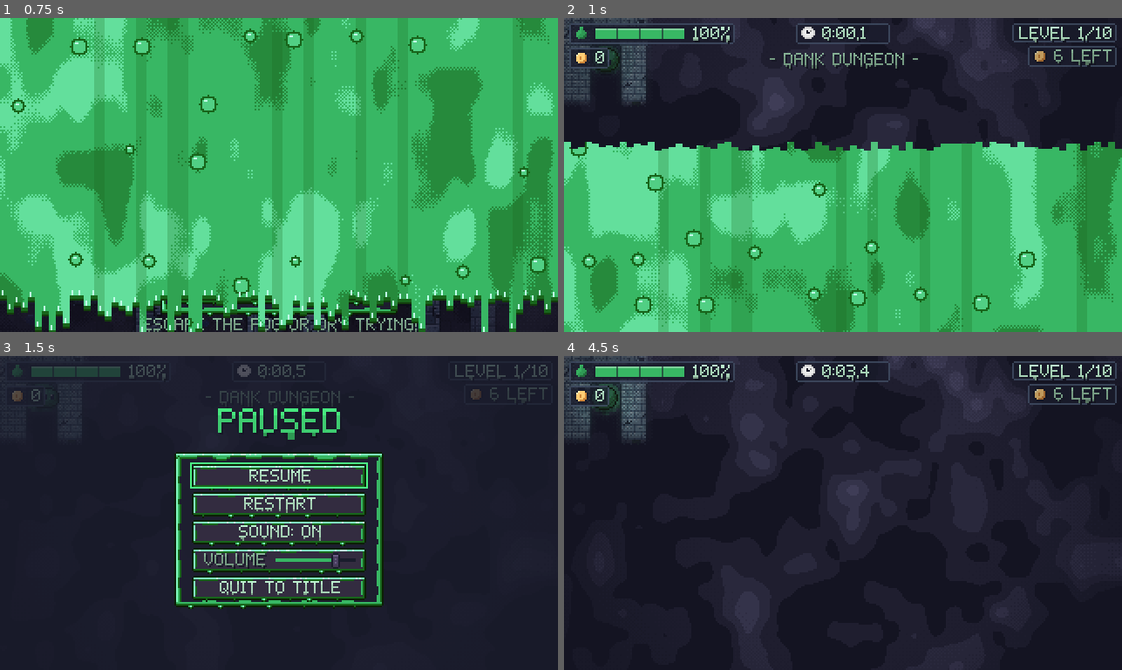
Above: before the commit, frames 1-4 (two rows, left to right).
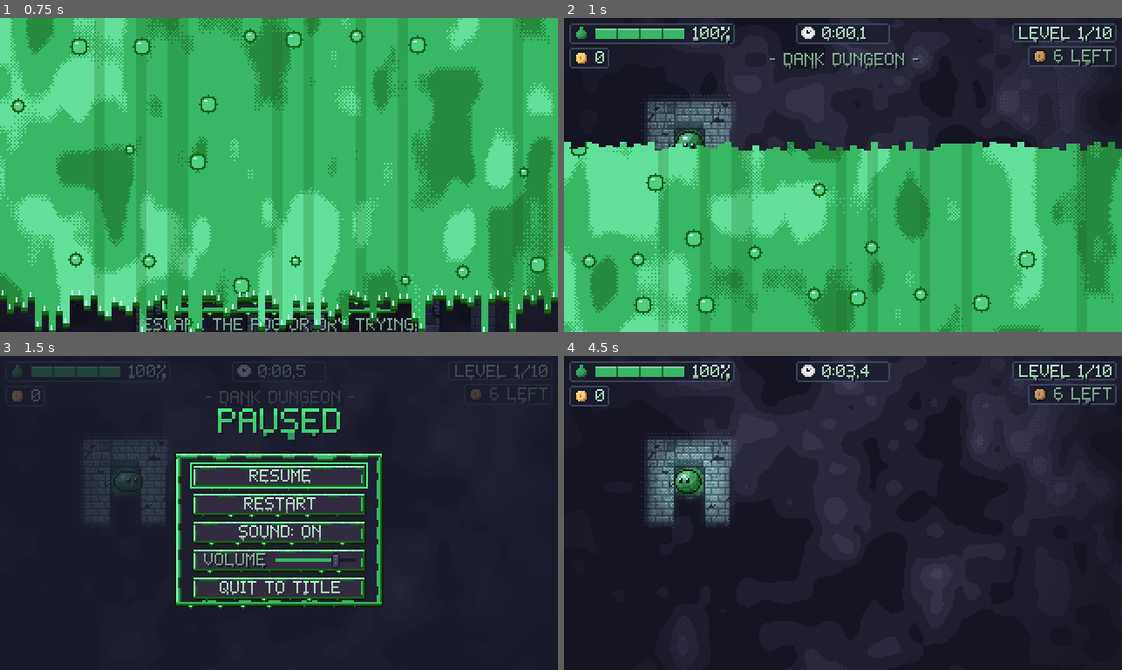
Above: after the commit, the same moments.

Repository: AveryBlue-GD/slime-time
Game: Godot game, scene res://scenes/title.tscn
The game is run twice, just before and just after one commit, with the same random seed, the same clock (stepped at 60 frames per second) and the same inputs.
Inputs (mouse positions are in pixels of both pictures, inside the frame that each line leads up to):
- Up to frame 1 (0.75 s): click "NEW GAME" at 0.5 s
- Up to frame 2 (1 s): no input
- Up to frame 3 (1.5 s): tap Enter at 1.25 s; move the mouse to (401, 497) at 1.27 s; hold D (move_right) from 1.28 s (still down); tap P at 1.35 s; click (401, 497) at 1.42 s
- Up to frame 4 (4.5 s): tap Space (jump) at 1.52 s; release D (move_right) at 2 s; drag from (731, 528) to (815, 575) at 2.02 s; move the mouse to (898, 443) at 2.77 s; hold D (move_right) 2.78-3.5 s; tap I at 2.85 s; drag from (815, 575) to (675, 465) at 3.52 s; move the mouse to (1010, 560) at 4.27 s; hold A (move_left) from 4.28 s (still down); tap J at 4.35 s

Frame 1 is identical in both runs. In frame 2, 9.1% of the frame differs, in the area x 0-96%, y 0-43%; in frame 3, 1.4%; in frame 4, 15%, in the area x 0-97%, y 0-100%.

Commit message:
Glimmers only over uncollected coins still in the fog (in the coin's metal); double wall ring around the maze with fog carrying on beyond it instead of black; fix outer fog material losing the theme fog tint
Co-Authored-By: Claude Opus 5.5 <noreply@anthropic.com>

Diff:
--- a/assets/shaders/fog.gdshader
+++ b/assets/shaders/fog.gdshader
@@ -22,6 +22,11 @@
 uniform bool hard_mode = false;
 
 uniform vec2 map_size;
+// World position of the texture's top-left corner (px), so the mist and dither line up between
+// the maze's fog and the plain fog that carries on beyond it.
+uniform vec2 origin = vec2(0.0);
+// A world rect (x, y, w, h; px) left uncovered: the outer fog's hole where the maze's own fog is.
+uniform vec4 hole = vec4(0.0);
 uniform vec4 fog_deep = vec4(0.078, 0.078, 0.133, 1.0);
 uniform vec4 fog_mist = vec4(0.247, 0.239, 0.341, 1.0);
 
@@ -69,6 +74,11 @@
 }
 
 void fragment() {
+	vec2 world_px = UV * map_size + origin;
+	if (hole.z > 0.0 && world_px.x >= hole.x && world_px.y >= hole.y
+			&& world_px.x < hole.x + hole.z && world_px.y < hole.y + hole.w) {
+		discard;
+	}
 	vec2 t = TEXTURE_PIXEL_SIZE;
 	// Soft edge: weighted blend of this cell and its neighbors (13 taps, ~3 cells wide).
 	float alpha = cell_alpha(texture(TEXTURE, UV)) * 4.0;
@@ -81,7 +91,7 @@
 	alpha /= 20.0;
 
 	// Dither in world pixels so the pattern stays put as the camera moves.
-	vec2 pixel = floor(UV * map_size);
+	vec2 pixel = floor(world_px);
 	int bx = int(mod(pixel.x, 4.0));
 	int by = int(mod(pixel.y, 4.0));
 	float threshold = (BAYER[by * 4 + bx] + 0.5) / 16.0;
--- a/scripts/game.gd
+++ b/scripts/game.gd
@@ -79,11 +79,18 @@
 const AMBIENT_EVENT_DB := Vector2(-25.0, -17.0)
 ## Extra quietness for some themes' events (the catacombs' scream is meant to be barely there).
 const AMBIENT_EVENT_TRIM := {"catacombs": -7.0}
-## Glimmers: every so often a faint twinkle shows through the fog on a random unexplored floor
-## tile nearby. They come with distance traveled (gliding or leaping), not time: one per this many
-## px (picked at random in the range each time), between these many tiles from the slime.
+## Glimmers: every so often a faint twinkle shows through the fog over a coin still waiting there.
+## They come with distance traveled (gliding or leaping), not time: one per this many px (picked
+## at random in the range each time).
 const GLIMMER_EVERY := Vector2(180.0, 360.0)
-const GLIMMER_REACH := Vector2i(3, 9)
+## Only coins within this many px of the slime glimmer (about a screen away).
+const GLIMMER_REACH := 160.0
+## The maze's edge is doubled by a ring of BORDER wall tiles just outside it (covered by the fog
+## image too, so it's revealed like any wall); past that the fog simply carries on, and the
+## camera may look EDGE_FOG tiles beyond the ring so you can see where the maze ends.
+const BORDER := 1
+const EDGE_FOG := 2
+const BORDER_PX := Vector2(TILE * BORDER, TILE * BORDER)
 
 signal level_finished(won: bool)
 
@@ -100,6 +107,8 @@
 ## Damage level (0-3) of each wall tile, by tile coordinate.
 var wall_damage := {}
 var fog_image: Image
+## Plain fog filling everything outside the maze and its border ring.
+var outer_fog: Sprite2D
 var trail_image: Image
 var revealed_walls := {}
 var textures_dirty := false
@@ -107,6 +116,8 @@
 ## Distance traveled since the last glimmer, the distance the next one comes at, and where the
 ## slime was last frame (for measuring).
 var glimmer_travel := 0.0
+## How near a hidden coin must be to glimmer (px; GLIMMER_REACH, tests widen it).
+var glimmer_reach := GLIMMER_REACH
 var _next_glimmer := 0.0
 var _glimmer_from := Vector2.ZERO
 ## Seconds since the maze started; the fog's clock.
@@ -207,6 +218,7 @@
 
 	theme = Themes.for_seed(random_seed) if is_random() else Themes.for_level(level)
 	wall_damage = MazeTiles.fill(floor_layer, wall_layer, maze, config.seed, config.get("tile_level", level), fillet_layer, theme)
+	MazeTiles.add_border(floor_layer, wall_layer, maze, BORDER)
 	hud.show_area_name(Themes.display_name(theme))
 	_start_ambience()
 	_build_overlays()
@@ -226,8 +238,11 @@
 	add_child(restart_prompt)
 	_put_on_hat()
 
-	camera.limit_right = maze.size.x * TILE
-	camera.limit_bottom = maze.size.y * TILE
+	var edge := (BORDER + EDGE_FOG) * TILE
+	camera.limit_left = -edge
+	camera.limit_top = -edge
+	camera.limit_right = maze.size.x * TILE + edge
+	camera.limit_bottom = maze.size.y * TILE + edge
 	camera.reset_smoothing()
 
 	_paint_goo(slime.position, TRAIL_RADIUS)
@@ -282,6 +297,7 @@
 func _process(_delta: float) -> void:
 	var fog_material := fog_sprite.material as ShaderMaterial
 	fog_material.set_shader_parameter("now", elapsed)
+	(outer_fog.material as ShaderMaterial).set_shader_parameter("now", elapsed)
 	slime_light.position = (slime.position + slime.sprite.position).round()
 	if rainbow:
 		slime_light.modulate = Color(hud.goo_color, SLIME_LIGHT_STRENGTH)
@@ -368,26 +384,24 @@
 		_spawn_glimmer()
 
 
-## A twinkle on a random floor tile near the slime that is still fully fogged (if one is found).
+## A twinkle over a coin that's still waiting in the fog near the slime (picked at random), in
+## that coin's metal: a hint of treasure. No coins left nearby (or none in the level), no glimmer.
 func _spawn_glimmer() -> void:
-	var here := Vector2i((slime.position / TILE).floor())
-	for attempt in 24:
-		var offset := Vector2i(randi_range(-GLIMMER_REACH.y, GLIMMER_REACH.y), randi_range(-GLIMMER_REACH.y, GLIMMER_REACH.y))
-		if maxi(absi(offset.x), absi(offset.y)) < GLIMMER_REACH.x:
+	var hidden: Array[Coin] = []
+	for coin in coins:
+		if not is_instance_valid(coin):
 			continue
-		var tile := here + offset
-		if tile.x < 0 or tile.y < 0 or tile.x >= maze.size.x or tile.y >= maze.size.y or is_wall_tile(tile):
-			continue
-		var at := Vector2(tile * TILE + Vector2i(TILE / 2 + randi_range(-4, 4), TILE / 2 + randi_range(-4, 4)))
-		if fog_alpha_at(at) < 0.99:
-			continue
-		var glimmer := Glimmer.new()
-		glimmer.position = at
-		glimmer.color = Themes.fog_colors(theme)[1].lightened(0.6) if not Themes.fog_colors(theme).is_empty() else Color(0.85, 0.9, 1.0)
-		glimmer.z_index = fog_sprite.z_index + 1  # seen through the fog
-		glimmer.add_to_group("glimmer")
-		add_child(glimmer)
-		return
+		if coin.position.distance_to(slime.position) <= glimmer_reach and fog_alpha_at(coin.position) >= 0.99:
+			hidden.append(coin)
+	if hidden.is_empty():
+		return
+	var coin: Coin = hidden.pick_random()
+	var glimmer := Glimmer.new()
+	glimmer.position = coin.position.round()
+	glimmer.color = Coin.GLOW[maxi(Themes.BY_LEVEL.find(theme), 0) % Coin.GLOW.size()].lightened(0.35)
+	glimmer.z_index = fog_sprite.z_index + 1  # seen through the fog
+	glimmer.add_to_group("glimmer")
+	add_child(glimmer)
 
 
 ## A tiny four-pointed twinkle that swells and fades (additive, so it reads as light in the fog).
@@ -430,7 +444,10 @@
 ## Fog opacity (0 = fully lit, 1 = covered) at a pixel position right now; matches fog.gdshader's
 ## per-cell value, without its cosmetic extras (soft edges, clearing fade-in).
 func fog_alpha_at(pos: Vector2) -> float:
-	var cell := _fog_decode(fog_image.get_pixelv(Vector2i((pos / FOG_CELL).floor())))
+	var at := _cell_at(pos)
+	if not Rect2i(Vector2i.ZERO, fog_image.get_size()).has_point(at):
+		return 1.0  # the outer fog
+	var cell := _fog_decode(fog_image.get_pixelv(at))
 	if not cell.revealed:
 		return 1.0
 	var age: float = elapsed - cell.lit
@@ -474,8 +491,23 @@
 	return FADE_ALPHA[-1]
 
 
+## The fog/trail image cell at a world position, and a cell's center back in the world: the
+## images start BORDER tiles up and left of the maze, to cover the border ring too.
+func _cell_at(pos: Vector2) -> Vector2i:
+	return Vector2i(((pos + BORDER_PX) / FOG_CELL).floor())
+
+
+func _cell_pos(cell: Vector2i) -> Vector2:
+	return (Vector2(cell) + Vector2(0.5, 0.5)) * FOG_CELL - BORDER_PX
+
+
+## The fog cells covering one tile.
+func _tile_cells(tile: Vector2i) -> Rect2i:
+	return Rect2i((tile + Vector2i.ONE * BORDER) * TILE / FOG_CELL, Vector2i.ONE * (TILE / FOG_CELL))
+
+
 func _build_overlays() -> void:
-	var cells: Vector2i = maze.size * TILE / FOG_CELL
+	var cells: Vector2i = (maze.size + Vector2i.ONE * BORDER * 2) * TILE / FOG_CELL
 	fog_image = Image.create_empty(cells.x, cells.y, false, Image.FORMAT_RGBA8)
 	fog_image.fill(UNREVEALED)
 	trail_image = Image.create_empty(cells.x, cells.y, false, Image.FORMAT_RGBA8)
@@ -484,23 +516,55 @@
 	trail_sprite.texture = ImageTexture.create_from_image(trail_image)
 	fog_sprite.scale = Vector2(FOG_CELL, FOG_CELL)
 	trail_sprite.scale = Vector2(FOG_CELL, FOG_CELL)
+	fog_sprite.position = -BORDER_PX
+	trail_sprite.position = -BORDER_PX
 
 	var fog_material := ShaderMaterial.new()
 	fog_material.shader = preload("res://assets/shaders/fog.gdshader")
 	fog_material.set_shader_parameter("fade_after", PackedFloat32Array(FADE_AFTER))
 	fog_material.set_shader_parameter("fade_alpha", PackedFloat32Array(FADE_ALPHA))
 	fog_material.set_shader_parameter("wall_shade", WALL_FOG_ALPHA)
-	fog_material.set_shader_parameter("map_size", Vector2(maze.size * TILE))
+	fog_material.set_shader_parameter("map_size", Vector2(cells * FOG_CELL))
+	fog_material.set_shader_parameter("origin", -BORDER_PX)
 	fog_material.set_shader_parameter("hard_mode", hard_mode)
 	var fog_colors := Themes.fog_colors(theme)
 	if not fog_colors.is_empty():
 		fog_material.set_shader_parameter("fog_deep", fog_colors[0])
 		fog_material.set_shader_parameter("fog_mist", fog_colors[1])
 	fog_sprite.material = fog_material
+	_build_outer_fog(fog_material, Rect2(-BORDER_PX, Vector2(cells * FOG_CELL)))
 
 	slime_light = Fx.make_light(SLIME_LIGHT_SIZE + int(light_reach * 2.0), Color(skin_color, SLIME_LIGHT_STRENGTH))
 	slime_light.z_index = 5
 	add_child(slime_light)
+
+
+## Fog beyond the maze and its border ring: one unrevealed cell stretched over a wide area,
+## drawn with the same mist (lined up by `origin`) and a hole where the maze's fog is.
+func _build_outer_fog(inner: ShaderMaterial, inner_rect: Rect2) -> void:
+	var reach := Vector2(SLIME_LIGHT_SIZE + 400, SLIME_LIGHT_SIZE + 400)
+	var area := Rect2(inner_rect.position - reach, inner_rect.size + reach * 2.0)
+	var cell := Image.create_empty(1, 1, false, Image.FORMAT_RGBA8)
+	cell.fill(UNREVEALED)
+	outer_fog = Sprite2D.new()
+	outer_fog.texture = ImageTexture.create_from_image(cell)
+	outer_fog.centered = false
+	outer_fog.position = area.position
+	outer_fog.scale = area.size
+	outer_fog.z_index = fog_sprite.z_index
+	# A fresh material with the inner one's settings (duplicate() drops color parameters, from
+	# both copies, in this Godot version).
+	var material := ShaderMaterial.new()
+	material.shader = inner.shader
+	for param in ["fade_after", "fade_alpha", "wall_shade", "hard_mode", "fog_deep", "fog_mist"]:
+		var value: Variant = inner.get_shader_parameter(param)
+		if value != null:
+			material.set_shader_parameter(param, value)
+	material.set_shader_parameter("map_size", area.size)
+	material.set_shader_parameter("origin", area.position)
+	material.set_shader_parameter("hole", Vector4(inner_rect.position.x, inner_rect.position.y, inner_rect.size.x, inner_rect.size.y))
+	outer_fog.material = material
+	add_child(outer_fog)
 
 
 ## Paints goo on the floor in a disc around pos, then reveals walls next to it.
@@ -516,13 +580,13 @@
 
 ## Sets goo + lights fog cells within radius of pos, on floor cells or wall cells only.
 func _paint_cells(pos: Vector2, radius: float, on_walls: bool) -> void:
-	var first := Vector2i(((pos - Vector2(radius, radius)) / FOG_CELL).floor())
-	var last := Vector2i(((pos + Vector2(radius, radius)) / FOG_CELL).floor())
+	var first := _cell_at(pos - Vector2(radius, radius))
+	var last := _cell_at(pos + Vector2(radius, radius))
 	var bounds := Rect2i(Vector2i.ZERO, trail_image.get_size())
 	for cy in range(first.y, last.y + 1):
 		for cx in range(first.x, last.x + 1):
 			var cell := Vector2i(cx, cy)
-			var center := (Vector2(cell) + Vector2(0.5, 0.5)) * FOG_CELL
+			var center := _cell_pos(cell)
 			if not bounds.has_point(cell) or center.distance_to(pos) > radius:
 				continue
 			var tile := Vector2i((center / TILE).floor())
@@ -551,12 +615,12 @@
 func _relight(pos: Vector2) -> void:
 	var radius := LIGHT_RADIUS + light_reach
 	var r := Vector2(radius, radius)
-	var first := Vector2i(((pos - r) / FOG_CELL).floor()).max(Vector2i.ZERO)
-	var last := Vector2i(((pos + r) / FOG_CELL).floor()).min(fog_image.get_size() - Vector2i.ONE)
+	var first := _cell_at(pos - r).max(Vector2i.ZERO)
+	var last := _cell_at(pos + r).min(fog_image.get_size() - Vector2i.ONE)
 	for cy in range(first.y, last.y + 1):
 		for cx in range(first.x, last.x + 1):
 			var cell := Vector2i(cx, cy)
-			if ((Vector2(cell) + Vector2(0.5, 0.5)) * FOG_CELL).distance_to(pos) > radius:
+			if _cell_pos(cell).distance_to(pos) > radius:
 				continue
 			var value := _fog_decode(fog_image.get_pixelv(cell))
 			if value.revealed and int(value.lit * FOG_TICKS) < int(elapsed * FOG_TICKS):
@@ -568,12 +632,12 @@
 ## a little beyond its goo trail, without laying goo there.
 func _reveal_light(pos: Vector2) -> void:
 	var radius := TRAIL_RADIUS + light_reach
-	var first := Vector2i(((pos - Vector2(radius, radius)) / FOG_CELL).floor()).max(Vector2i.ZERO)
-	var last := Vector2i(((pos + Vector2(radius, radius)) / FOG_CELL).floor()).min(fog_image.get_size() - Vector2i.ONE)
+	var first := _cell_at(pos - Vector2(radius, radius)).max(Vector2i.ZERO)
+	var last := _cell_at(pos + Vector2(radius, radius)).min(fog_image.get_size() - Vector2i.ONE)
 	for cy in range(first.y, last.y + 1):
 		for cx in range(first.x, last.x + 1):
 			var cell := Vector2i(cx, cy)
-			var center := (Vector2(cell) + Vector2(0.5, 0.5)) * FOG_CELL
+			var center := _cell_pos(cell)
 			if center.distance_to(pos) > radius or is_wall_tile(Vector2i((center / TILE).floor())):
 				continue
 			if not _fog_decode(fog_image.get_pixelv(cell)).revealed:
@@ -589,7 +653,7 @@
 	for ty in range(first.y, last.y + 1):
 		for tx in range(first.x, last.x + 1):
 			var tile := Vector2i(tx, ty)
-			if not is_wall_tile(tile) or tx < 0 or ty < 0 or tx >= maze.size.x or ty >= maze.size.y:
+			if not is_wall_tile(tile) or tx < -BORDER or ty < -BORDER or tx >= maze.size.x + BORDER or ty >= maze.size.y + BORDER:
 				continue
 			var rect := Rect2(Vector2(tile * TILE), Vector2(TILE, TILE))
 			if pos.clamp(rect.position, rect.end).distance_to(pos) <= reach:
@@ -601,8 +665,7 @@
 	if revealed_walls.has(tile):
 		return
 	revealed_walls[tile] = true
-	fog_image.fill_rect(Rect2i(tile * TILE / FOG_CELL, Vector2i.ONE * (TILE / FOG_CELL)),
-		_fog_color(elapsed, elapsed, true))
+	fog_image.fill_rect(_tile_cells(tile), _fog_color(elapsed, elapsed, true))
 	textures_dirty = true
 
 
@@ -742,7 +805,7 @@
 	wall_health.erase(tile)
 	revealed_walls.erase(tile)
 	floor_layer.set_cell(tile, MazeTiles.FLOOR_SOURCE, Vector2i(MazeTiles.FLOOR_RUBBLE, 0))
-	fog_image.fill_rect(Rect2i(tile * TILE / FOG_CELL, Vector2i.ONE * (TILE / FOG_CELL)), _fog_color(elapsed, elapsed, false))
+	fog_image.fill_rect(_tile_cells(tile), _fog_color(elapsed, elapsed, false))
 	textures_dirty = true
 	for offset: Vector2i in [Vector2i.ZERO, Vector2i.UP, Vector2i.DOWN, Vector2i.LEFT, Vector2i.RIGHT,
 			Vector2i(1, 1), Vector2i(-1, 1), Vector2i(1, -1), Vector2i(-1, -1)]:
--- a/scripts/maze_tiles.gd
+++ b/scripts/maze_tiles.gd
@@ -87,6 +87,19 @@
 
 
 ## Neighbor mask: N=1 E=2 S=4 W=8 set where that neighbor is a wall.
+## A `ring` of plain wall tiles (with floor under them) just outside the maze: with its outer
+## edge, a double wall that marks where the maze ends. (Anything outside the maze counts as wall,
+## so the masks join up with the edge.)
+static func add_border(floor_layer: TileMapLayer, wall_layer: TileMapLayer, maze: Dictionary, ring := 1) -> void:
+	for y in range(-ring, maze.size.y + ring):
+		for x in range(-ring, maze.size.x + ring):
+			if x >= 0 and y >= 0 and x < maze.size.x and y < maze.size.y:
+				continue
+			var tile := Vector2i(x, y)
+			wall_layer.set_cell(tile, WALL_SOURCE, Vector2i(wall_mask(maze, tile), 0))
+			floor_layer.set_cell(tile, FLOOR_SOURCE, Vector2i(0, posmod(x * 7 + y * 3, FLOOR_VARIANTS)))
+
+
 static func wall_mask(maze: Dictionary, tile: Vector2i) -> int:
 	var mask := 0
 	for bit_dir: Array in [[1, Vector2i.UP], [2, Vector2i.RIGHT], [4, Vector2i.DOWN], [8, Vector2i.LEFT]]:
--- a/tests/test_coins.gd
+++ b/tests/test_coins.gd
@@ -124,8 +124,9 @@
 	_check(Color(glow.modulate, 1.0).is_equal_approx(Color(Coin.GLOW[3], 1.0)), "a coin's glow is its level's metal")
 	game.free()
 
-	# --- Glimmers through the fog come with distance traveled, not time
+	# --- Glimmers through the fog: with distance traveled (not time), only over hidden coins
 	game = await _spawn({level = 4})
+	game.glimmer_reach = 100000.0  # any coin in the level counts as near, for the test
 	for i in 240:  # standing still for 4 s
 		await physics_frame
 	_check(get_nodes_in_group("glimmer").is_empty(), "no glimmers while standing still")
@@ -135,8 +136,29 @@
 	_check(glimmers.size() == 1, "traveling far enough brings a glimmer")
 	if glimmers.size() == 1:
 		var spark: Node2D = glimmers[0]
-		_check(game.fog_alpha_at(spark.position) >= 0.99 and not game.is_wall_tile(Vector2i((spark.position / 16.0).floor()))
-			and spark.z_index > game.fog_sprite.z_index, "...on a floor tile still in the fog, drawn over the fog")
+		var on_coin: bool = game.coins.any(func(c: Coin) -> bool: return c.position.round() == spark.position)
+		_check(on_coin and game.fog_alpha_at(spark.position) >= 0.99 and spark.z_index > game.fog_sprite.z_index,
+			"...right over a coin still hidden in the fog, drawn over the fog")
+	game.free()
+	for i in Levels.COINS[3]:  # every coin of level 4 found: nothing left to glimmer
+		progress.coins_found[4] = progress.coins_found.get(4, []) + ["found%d" % i]
+	progress.all_coins_debug = true
+	game = await _spawn({level = 4})
+	game.glimmer_reach = 100000.0
+	game.glimmer_travel = 10000.0
+	await physics_frame
+	await physics_frame
+	_check(game.coins.is_empty() and get_nodes_in_group("glimmer").is_empty(), "with every coin found there are no glimmers")
+	progress.all_coins_debug = false
+	progress.coins_found = {}
+
+	# --- The maze edge: a double wall, then fog carrying on
+	var w: int = game.maze.size.x
+	_check(game.wall_layer.get_cell_source_id(Vector2i(-1, 3)) != -1 and game.wall_layer.get_cell_source_id(Vector2i(w, 3)) != -1,
+		"a second ring of wall runs just outside the maze")
+	_check(game.fog_alpha_at(Vector2(-40, -40)) == 1.0 and game.outer_fog != null and game.outer_fog.visible,
+		"past the border, fog carries on (not black)")
+	_check(game.camera.limit_left < -16 and game.camera.limit_right > w * 16 + 16, "the camera can look past the double wall")
 	game.free()
 
 	DirAccess.remove_absolute(ProjectSettings.globalize_path(TEST_SAVE))
--- a/tests/test_phase5.gd
+++ b/tests/test_phase5.gd
@@ -53,7 +53,7 @@
 	var ocean_mid: Color = Skins.shades(Skins.get_preset("ocean").color).mid
 	var slime_mid: Color = (game.slime.sprite.material as ShaderMaterial).get_shader_parameter("mid")
 	var start: Vector2 = game.slime.position
-	var trail: Color = game.trail_image.get_pixelv(Vector2i(start / game.FOG_CELL))
+	var trail: Color = game.trail_image.get_pixelv(game._cell_at(start))
 	_check(slime_mid.is_equal_approx(ocean_mid), "slime sprite is recolored to the skin")
 	_check(_close(trail, ocean_mid) or _close(trail, Skins.shades(Skins.get_preset("ocean").color).dark),
 		"goo trail is the skin's color")
--- a/tests/test_themes.gd
+++ b/tests/test_themes.gd
@@ -50,7 +50,7 @@
 	_check(game.theme == "frozen" and "frozen_walls" in _wall_texture(game).resource_path,
 		"level 7 is the Frozen Fortress, with its own tile art (%s)" % _wall_texture(game).resource_path)
 	var fog := game.fog_sprite.material as ShaderMaterial
-	_check(fog.get_shader_parameter("fog_mist") == Themes.ALL.frozen.fog[1], "...and its fog is tinted to match")
+	_check(fog.get_shader_parameter("fog_mist") == Themes.ALL.frozen.fog[1], "...and its fog is tinted to match (%s vs %s)" % [fog.get_shader_parameter("fog_mist"), Themes.ALL.frozen.fog[1]])
 	game.free()
 
 	var all_have_sounds := true
Not shown, changed: CLAUDE.md
